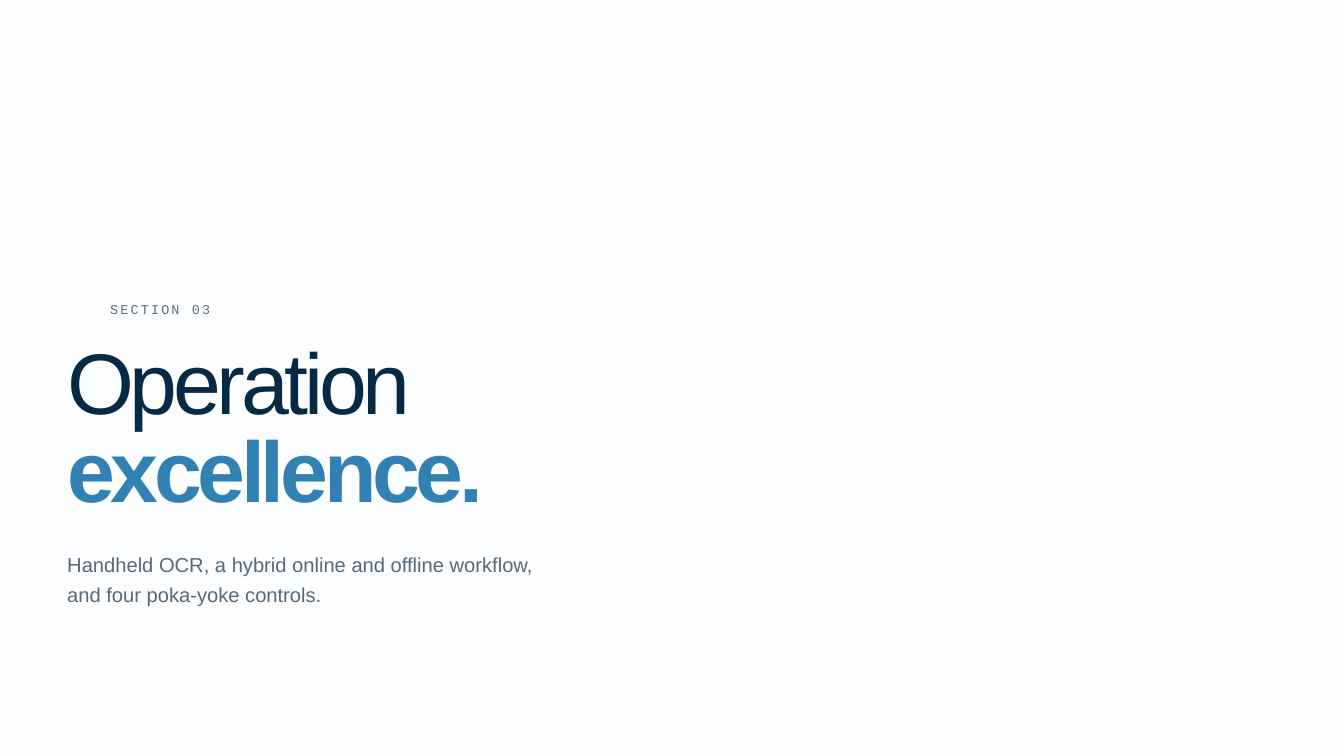
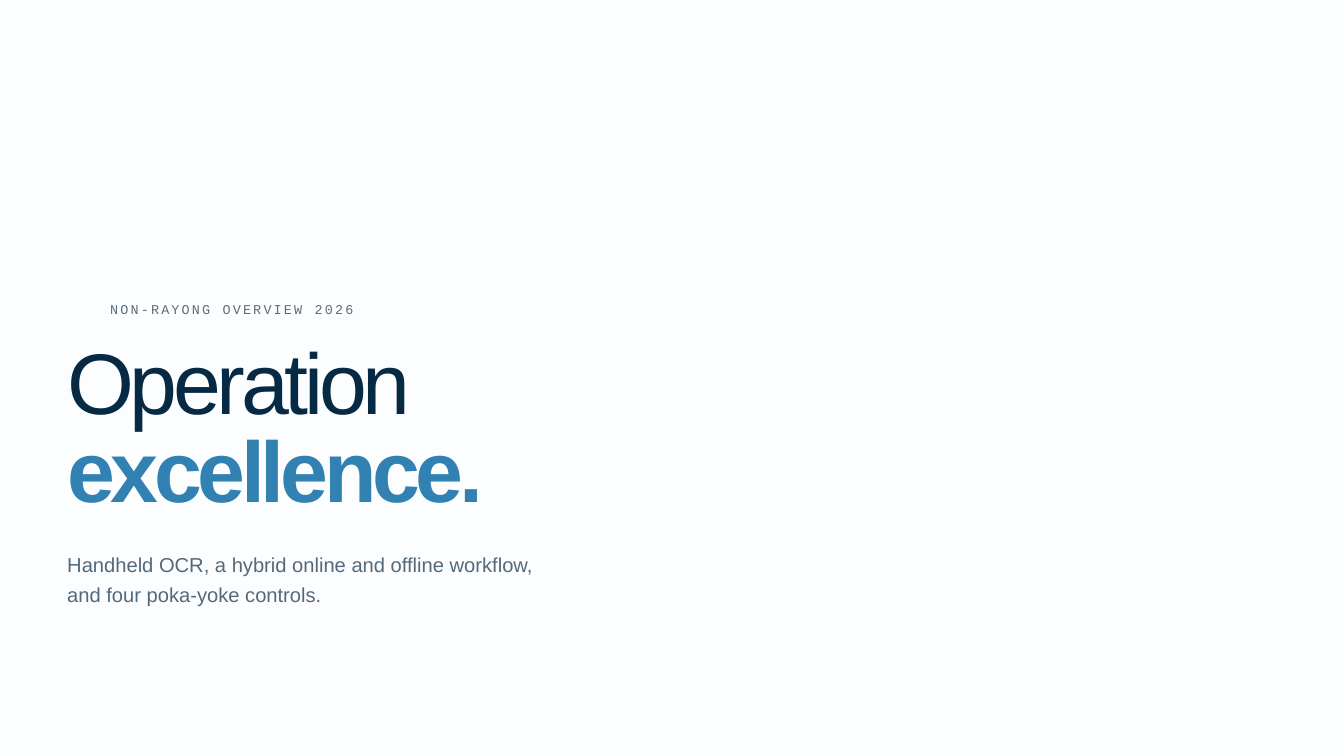
Before and after one commit to nutdanais/trigo-manpower-board, a slide deck: slide 8 of design/intro-deck/Non-Rayong-Overview-2026.pptx. Drawn at 1344x756 pixels with LibreOffice and Linux fonts; fonts in the diff are those of the drawing; background and template pictures are left out. Boxes give left, top, right and bottom in pixels: in the first picture for what was removed or moved away, otherwise in the second. Text is boxed around its words. In the diff, an @@ line names an element or a change of style, - is before the commit and + after.

```diff
--- a/design/intro-deck/Non-Rayong-Overview-2026.pptx
+++ b/design/intro-deck/Non-Rayong-Overview-2026.pptx
@@ text at (110,305,354,314): text changed @@
-SECTION 03
+NON-RAYONG OVERVIEW 2026
```
Also in this commit, not shown: 1 other slide changed, 2 other files.
